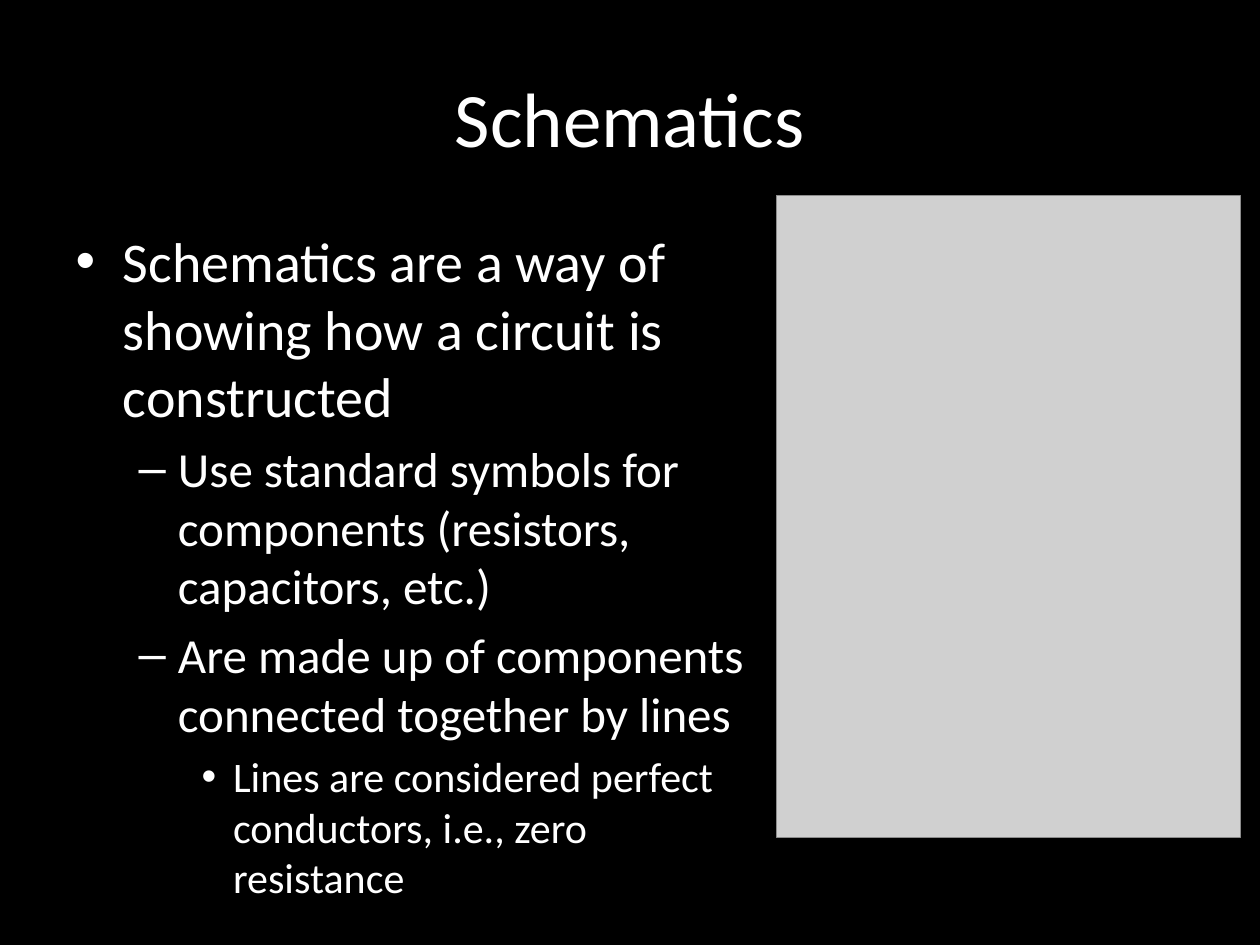
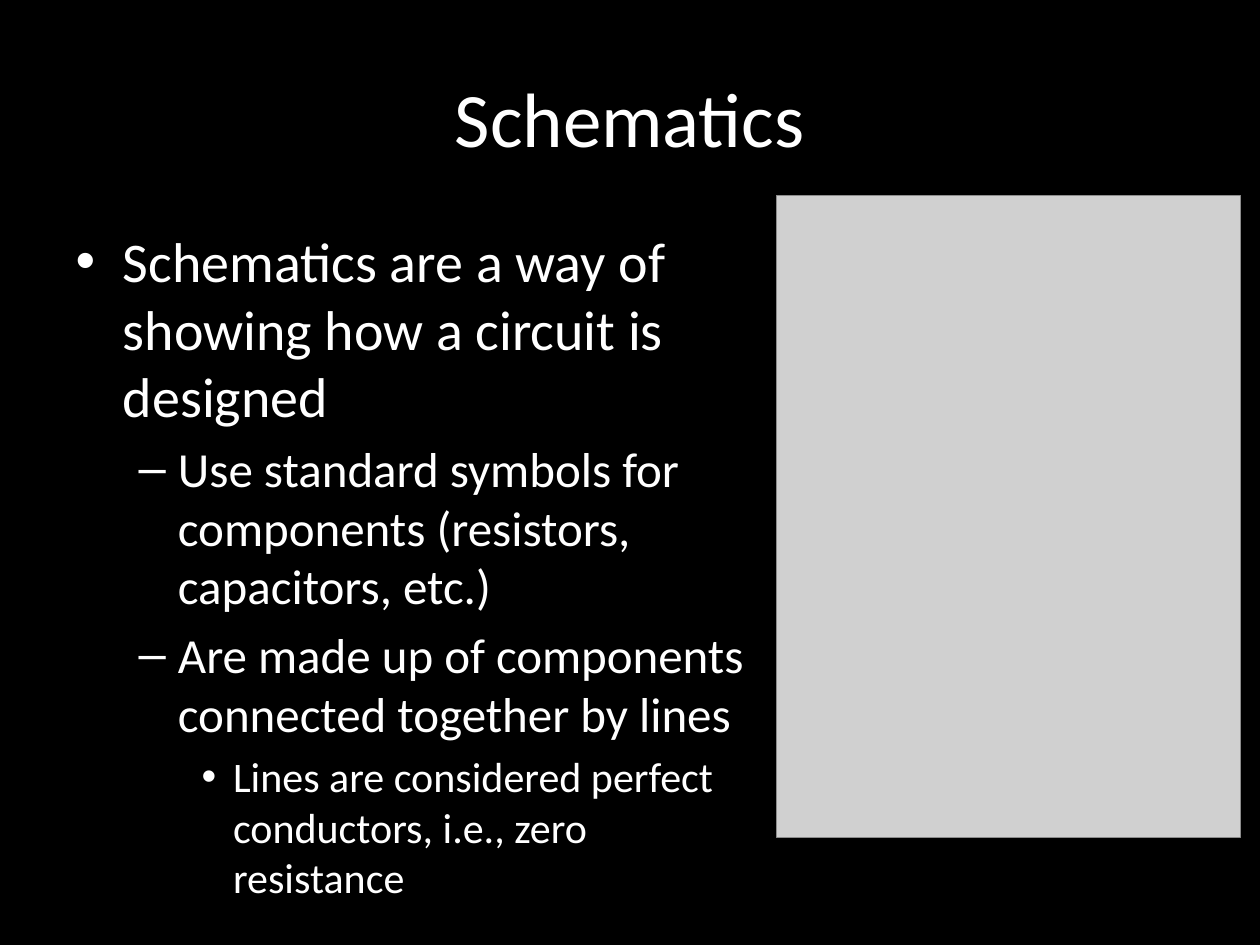
Before and after one commit to carlosgj/FRC-Training, a slide deck: slide 19 of Electronics 101.pptx. Drawn at 1260x945 pixels with LibreOffice and Linux fonts; fonts in the diff are those of the drawing; grey boxes stand for pictures; background and template pictures are left out. Boxes give left, top, right and bottom in pixels: in the first picture for what was removed or moved away, otherwise in the second. Text is boxed around its words. In the diff, an @@ line names an element or a change of style, - is before the commit and + after.

```diff
--- a/Electronics 101.pptx
+++ b/Electronics 101.pptx
@@ text at box(123, 243, 666, 427): text changed @@
-• Schematics are a way of showing how a circuit is constructed
+• Schematics are a way of showing how a circuit is designed
```
Also in this commit, not shown: 1 other slide changed, 10 slides added.
